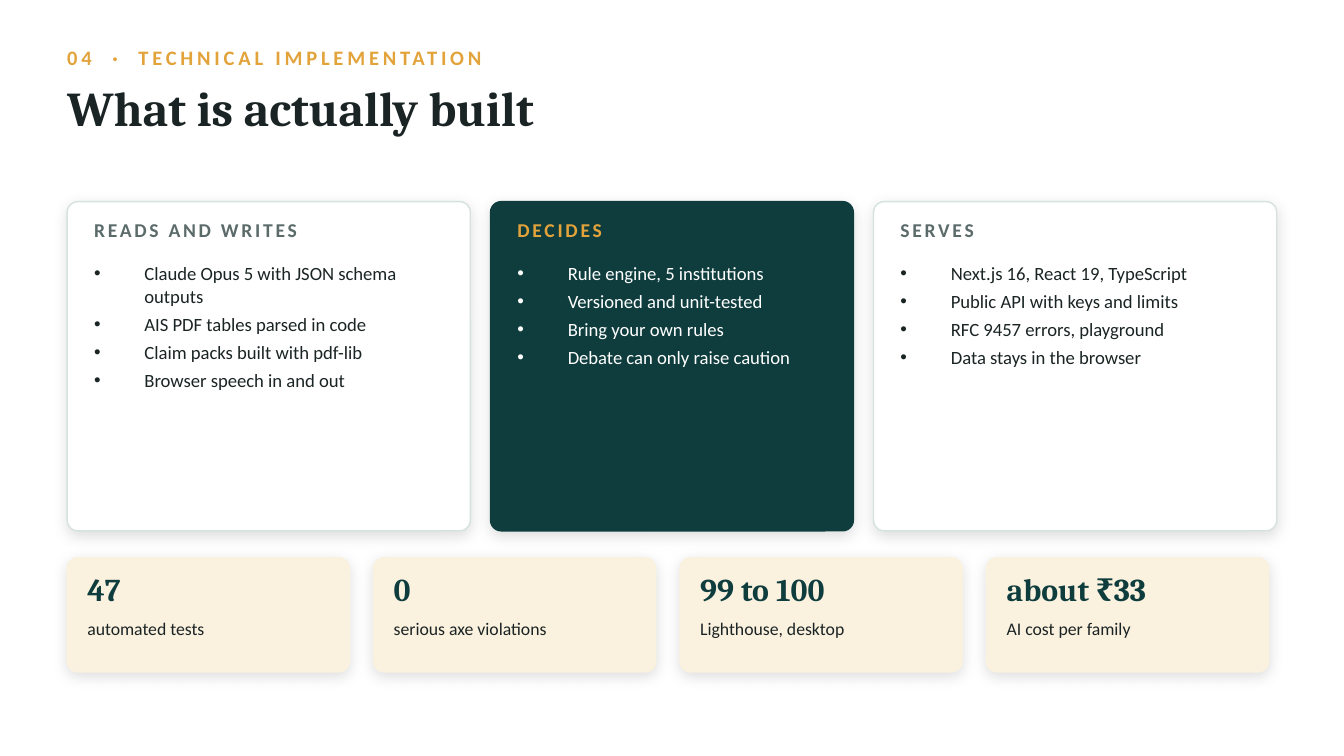
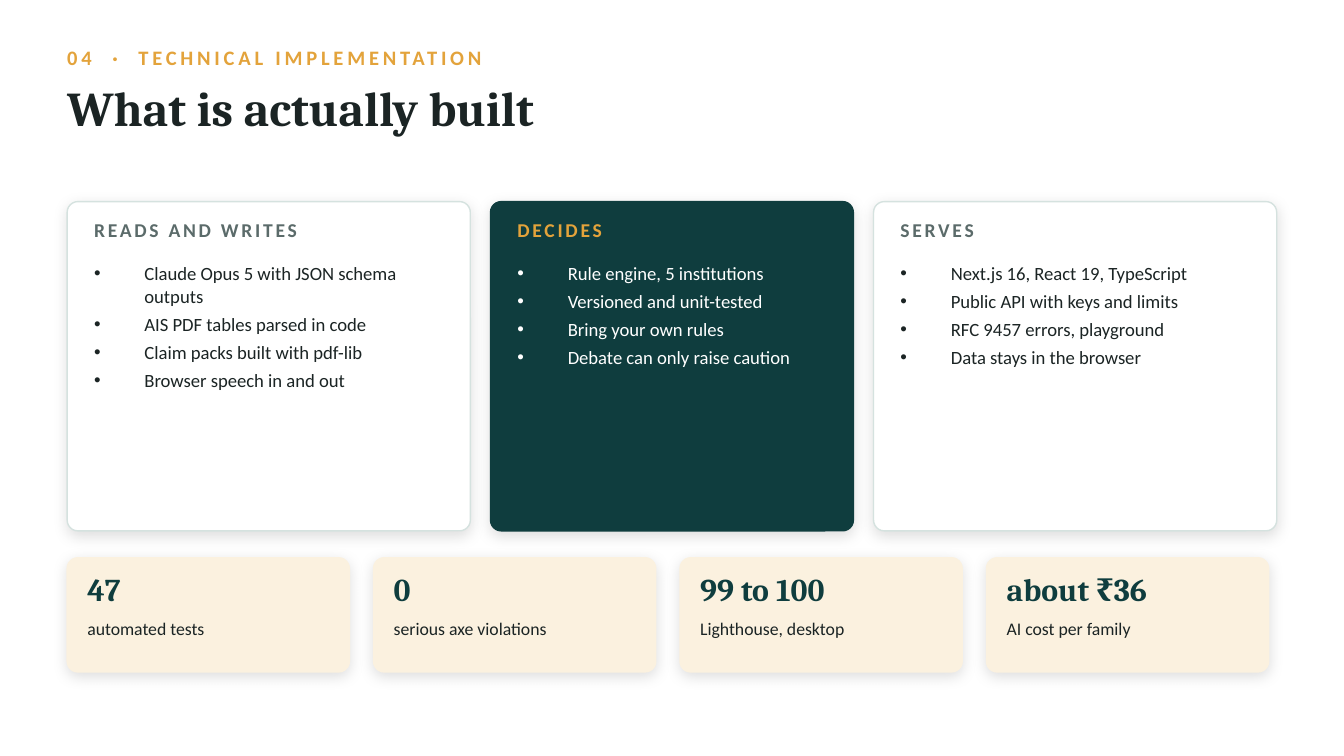
Before and after one commit to usv240/virasat, a slide deck: slide 6 of public/docs/Virasat-Team-USV-Deck.pptx. Drawn at 1344x756 pixels with LibreOffice and Linux fonts; fonts in the diff are those of the drawing. Boxes give left, top, right and bottom in pixels: in the first picture for what was removed or moved away, otherwise in the second. Text is boxed around its words. In the diff, an @@ line names an element or a change of style, - is before the commit and + after.

```diff
--- a/public/docs/Virasat-Team-USV-Deck.pptx
+++ b/public/docs/Virasat-Team-USV-Deck.pptx
@@ text at [1007,579,1147,602]: text changed @@
-about ₹33
+about ₹36
```
Also in this commit, not shown: 2 other slides changed, 12 other files.
